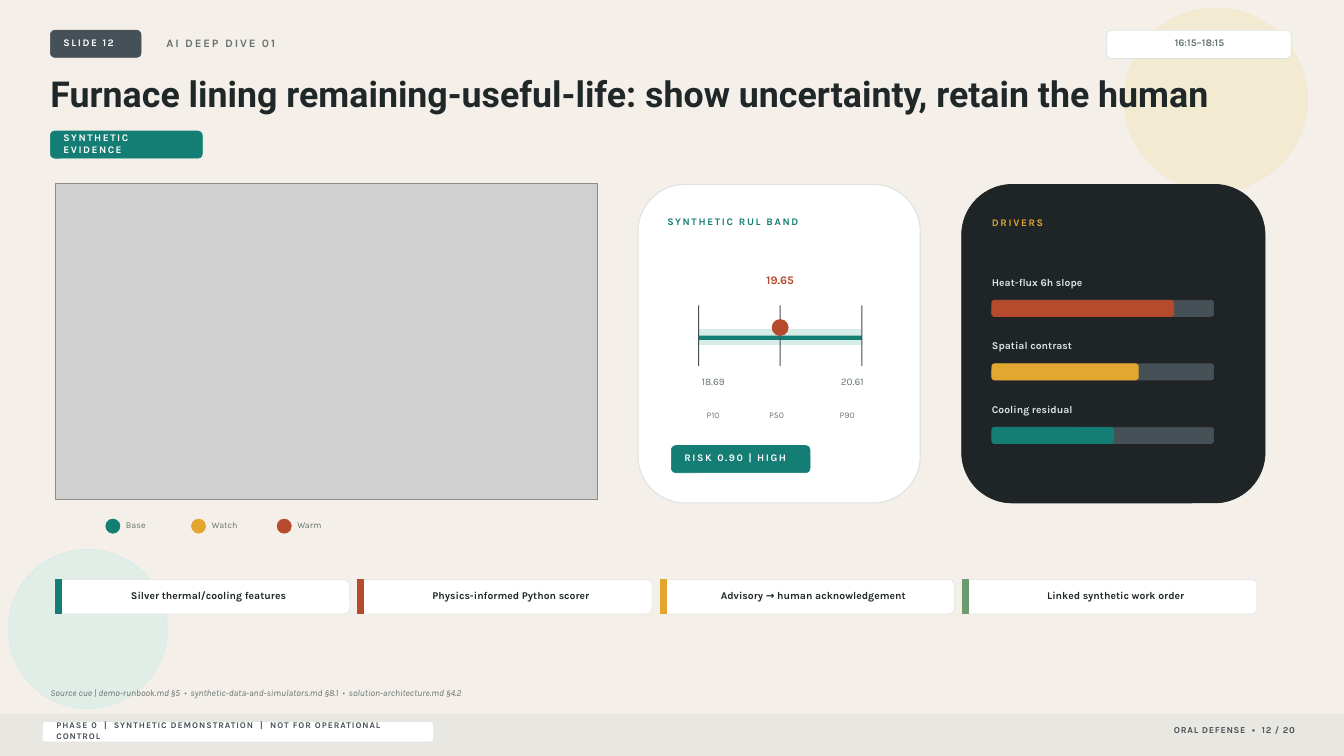
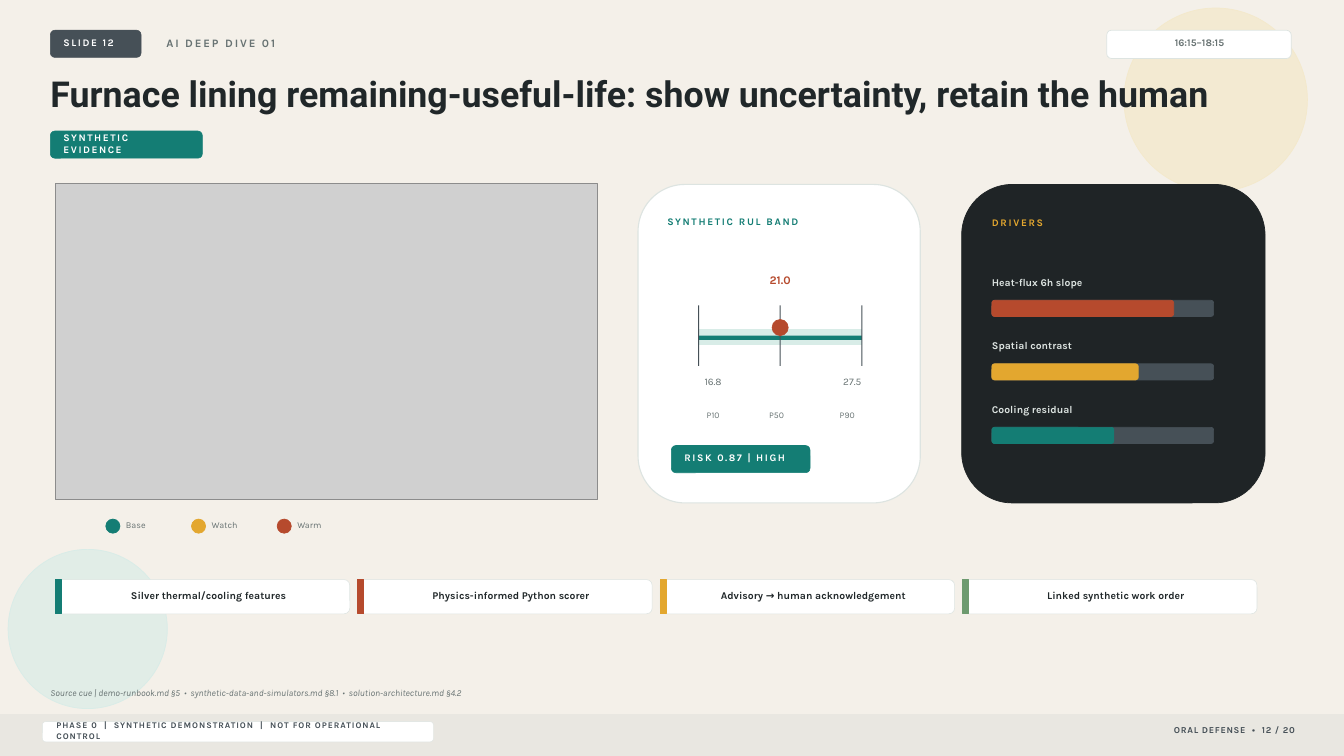
Before and after one commit to frkim/NovaSteel3, a slide deck: slide 12 of docs/presentation/NovaSteel-Oral-Defense.pptx. Drawn at 1344x756 pixels with LibreOffice and Linux fonts; fonts in the diff are those of the drawing; grey boxes stand for pictures. Boxes give left, top, right and bottom in pixels: in the first picture for what was removed or moved away, otherwise in the second. Text is boxed around its words. In the diff, an @@ line names an element or a change of style, - is before the commit and + after.

```diff
--- a/docs/presentation/NovaSteel-Oral-Defense.pptx
+++ b/docs/presentation/NovaSteel-Oral-Defense.pptx
@@ text at <box>770,276,791,284</box>: text changed @@
-19.65
+21.0
@@ text at <box>705,378,722,385</box>: text changed @@
-18.69
+16.8
@@ text at <box>843,378,861,385</box>: text changed @@
-20.61
+27.5
@@ text at <box>684,454,785,461</box>: text changed @@
-RISK 0.90 | HIGH
+RISK 0.87 | HIGH
```
Also in this commit, not shown: 7 other slides changed, 1 slide added, 11 other files.
